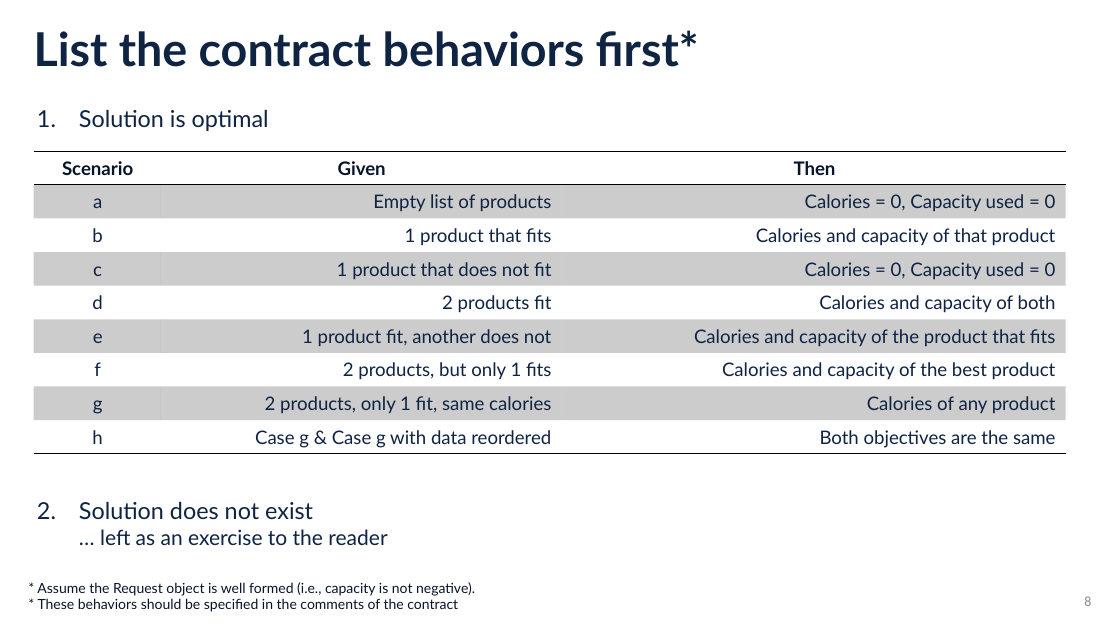
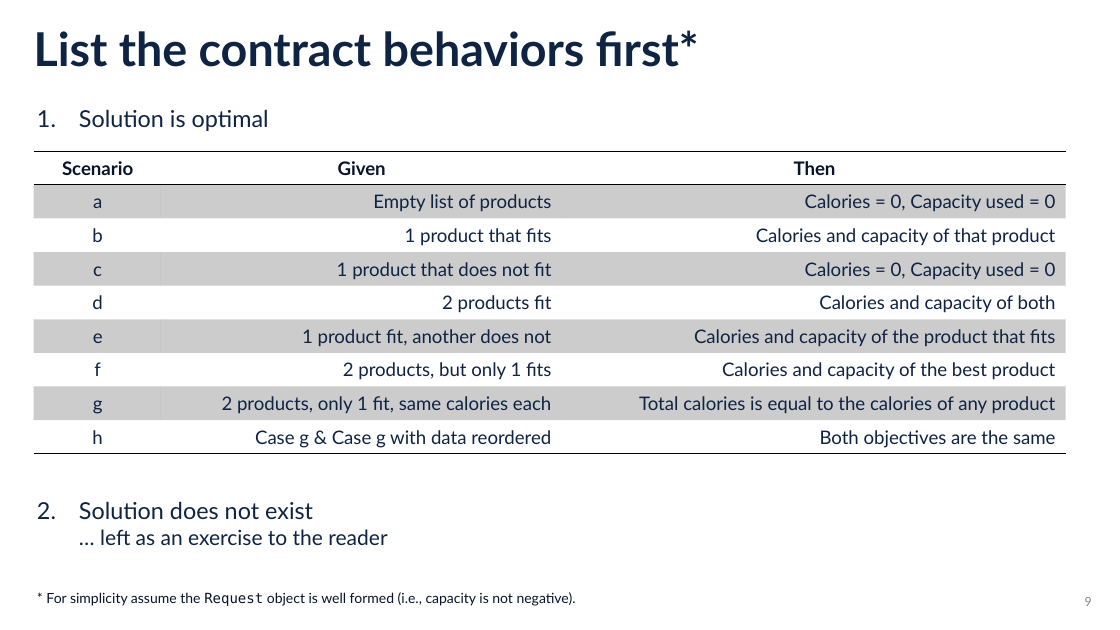
Before and after one commit to sefop/sefop-training-hub, a slide deck: slide 9 of workshops/2026-11-01-informs-annual-meeting/SEFOP Informs Annual Meeting 2026.pptx (slide 8 before the commit). Drawn at 1120x630 pixels with LibreOffice and Linux fonts; fonts in the diff are those of the drawing. Boxes give left, top, right and bottom in pixels: in the first picture for what was removed or moved away, otherwise in the second. Text is boxed around its words. In the diff, an @@ line names an element or a change of style, - is before the commit and + after.

```diff
--- a/workshops/2026-11-01-informs-annual-meeting/SEFOP Informs Annual Meeting 2026.pptx
+++ b/workshops/2026-11-01-informs-annual-meeting/SEFOP Informs Annual Meeting 2026.pptx
@@ table at (34,151,1066,454) @@
-row 8, column 2: 2 products, only 1 fit, same calories
+row 8, column 2: 2 products, only 1 fit, same calories each
-row 8, column 3: Calories of any product
+row 8, column 3: Total calories is equal to the calories of any product
@@ text at (46,592,576,606): text changed @@
-* Assume the Request object is well formed (i.e., capacity is not negative).
-* These behaviors should be specified in the comments of the contract
+* For simplicity assume the Request object is well formed (i.e., capacity is not negative).
@@ page number at (1084,597,1091,606): text changed @@
-8
+9
```
Also in this commit, not shown: 2 other slides changed, 2 slides added.
